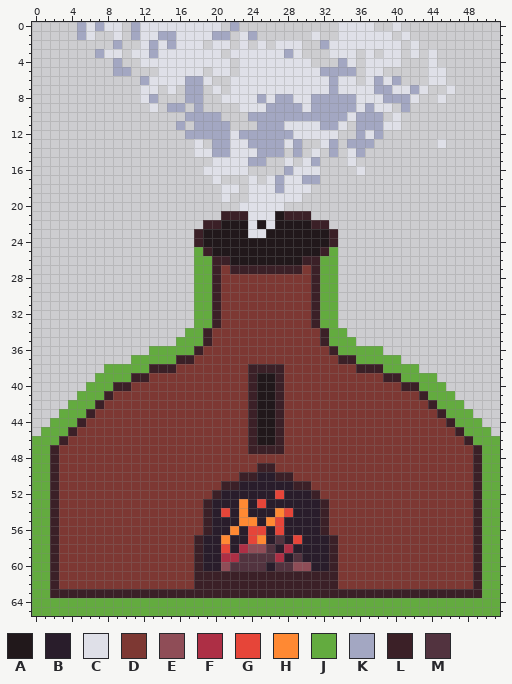
One commit to this sprite sheet: FuriousForge/Forges/ForgeOn.png. Above, as it was before the edit.
The file is 52x66 pixels.
Palette (. is transparent): A #21181b  B #291d2b  C #dfe0e8  D #7d3833  E #8f4d57  F #ad2f45  G #e64539  H #ff8933  J #63ab3f  K #a3a7c2  L #3b2027  M #52333f
Pixels before (only the part around the change), first column x 0:
 0 .....KCKCC.KCCCCCCCCC.K...........CCCC..C..........
 1 .....KC..C.KCCKKCCCCKK.CK......C..CCCCCC.C.........
 2 .........K..CKCKCCC.CC.C.C.CCC..KCCCCCCCC.C........
 3 .......KCC.CCKCCCCCCC.CCCCCCKC...CCC.C.CC.C.C......
 4 .........K..CCCCCCCCCC.CCCCCCCC...KC.CCCC...C......
 5 .........KK...CCCCC.CC.CCCCCCCCCKKKK.CC.....CC.....
 6 ............KCCCCKKC..CCCCCCCCCCCKCC.CKCK...CC.....
 7 ............CC.C.KK.C.CCCCCCCCCCCKCCCCKKCCKC..C....
 8 ............CK...KK..CCCCKCKKCCKKKKKCCCKKKC..C.....
 9 .............C.KK.K....CCCKKKKCKKKKKCKCC.K.........
10 .................KKKK...KKKKKKKKKKKCKKK.C..........
11 ................K.KKKK...KKKCCCCKKC.KKKCC..........
12 .................KKKKKCKKKKKKCCCCC..KCK............
13 ..................C.KKCCKKKKCK..CK.KKK.......C.....
14 ..................CCKKCCCKKK.K.C.K.CK..............
15 ....................CCCCKK..C.CK...C...............
16 ...................CCCCC....KCCC....C..............
After:
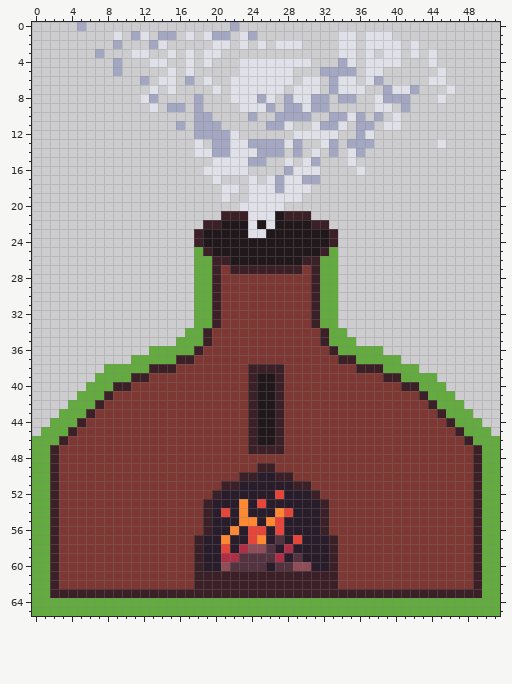
The commit says: new forge and fix stage count
Difference:
Changed rows in their new state; - is an unchanged pixel.
first column x 5:
 0 -....-..........-------------....--.----
 1 ..------.--.-.------------.----.----.---
 2 -------.--....-------------..--.--------
 3 ---..---..-.-.---........---.-----------
 4 -------.--..-.-..-----------------------
 5 -----.---.-.-.-..-------...------------.
 6 --------.--.-.----------.--.------..----
 7 -------.----..---------.---.----..----.-
 8 ------------.---.-----.-----.--..----.--
 9 ----------------------.-----.....-------
10 ------------.--.----..----..----.-------
11 ----------------.---.---..-------.------
12 ------------.-----......---------.------
